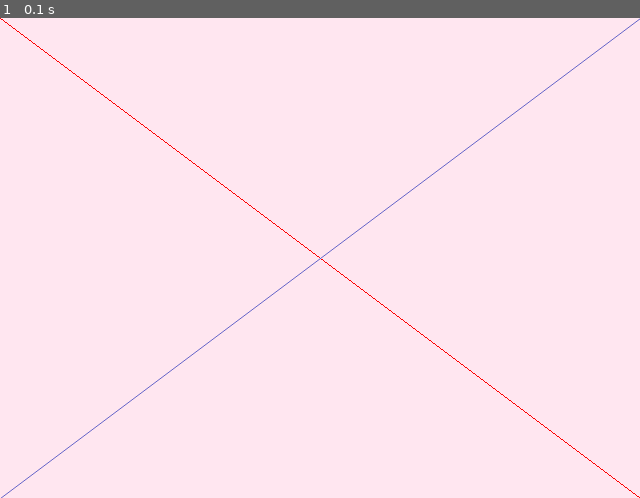
Above: before the commit, frame 1.
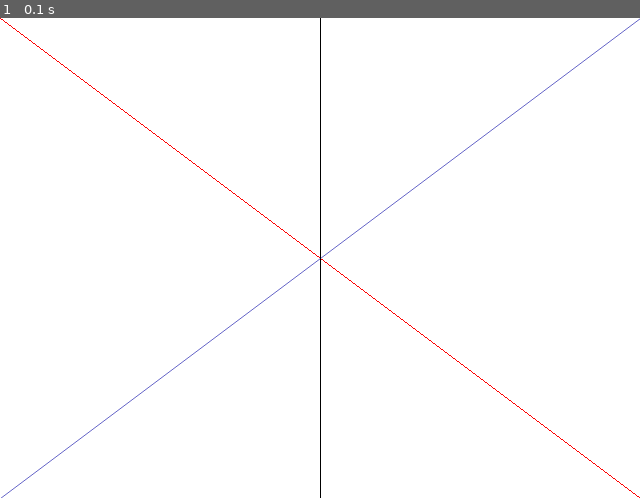
Above: after the commit, the same moment.

Repository: eleanoreclark/Per3_eleanore_pygame
Game: pygame game, started from game_window.py
The game is run twice, just before and just after one commit, with the same random seed, the same clock (stepped at 60 frames per second) and the same inputs.
Inputs:
- Up to frame 1 (0.1 s): no input

The runs differ from the first frame. In frame 1, 99% of the frame differs, in the area x 0-100%, y 0-100%.

Commit message:
some lines; the last save ebfore making the lines move

Diff:
--- a/game_window.py
+++ b/game_window.py
@@ -8,19 +8,31 @@
 lower_right = (screen_width,screen_height)
 upper_right = (screen_width,0)
 
+vertical_center = (screen_width/2)
+horizontal_center = (screen_height/2)
+
+
+red = (255, 0, 0)
+blue = (100, 100, 200)
+black = (0,0,0)
+white = (255,255,255)
+
+
+####################################################################
 
 screen = pygame.display.set_mode([screen_width, screen_height])
-
-
 
 while True:
 	event = pygame.event.poll()
 	if event.type == pygame.QUIT:
 		break
 
-	screen.fill((255,230,240))
-	pygame.draw.line(screen, (255, 0, 0), (upper_left), (lower_right))
-	pygame.draw.aaline(screen, (100, 100, 200), (upper_right), (lower_left))
+	screen.fill(white)
+	pygame.draw.line(screen, red, upper_left, lower_right)
+	pygame.draw.aaline(screen, blue, upper_right, lower_left)
+
+
+	pygame.draw.line(screen,black,(vertical_center,0),(vertical_center,screen_height))
 
 
 	pygame.display.flip()
